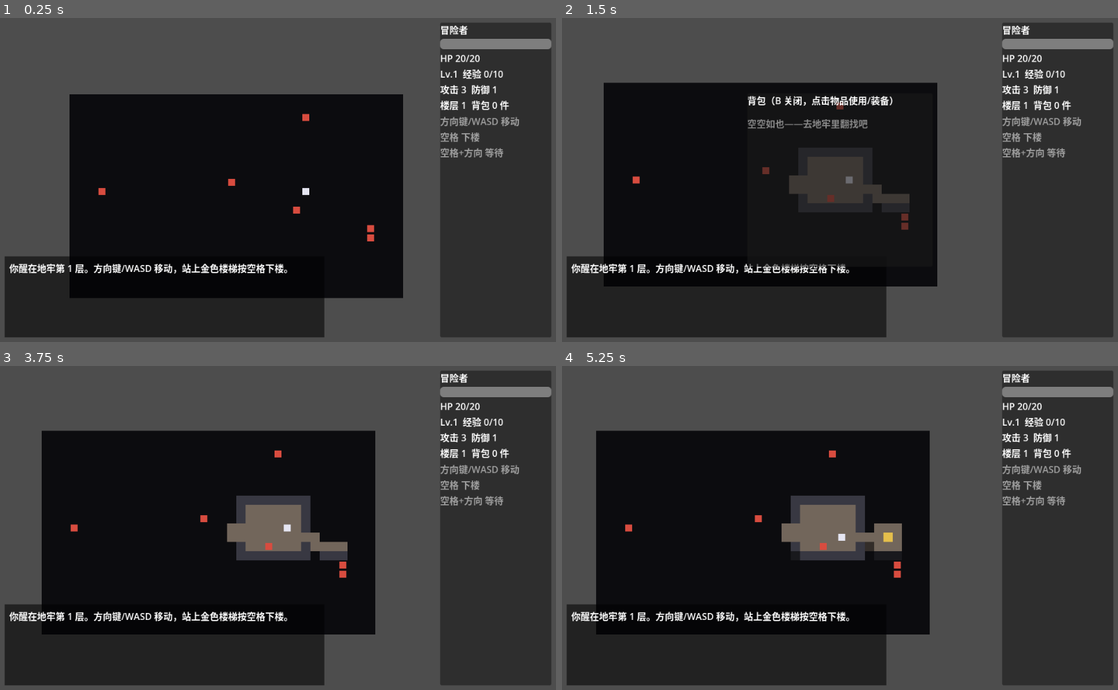
Above: before the commit, frames 1-4 (two rows, left to right).
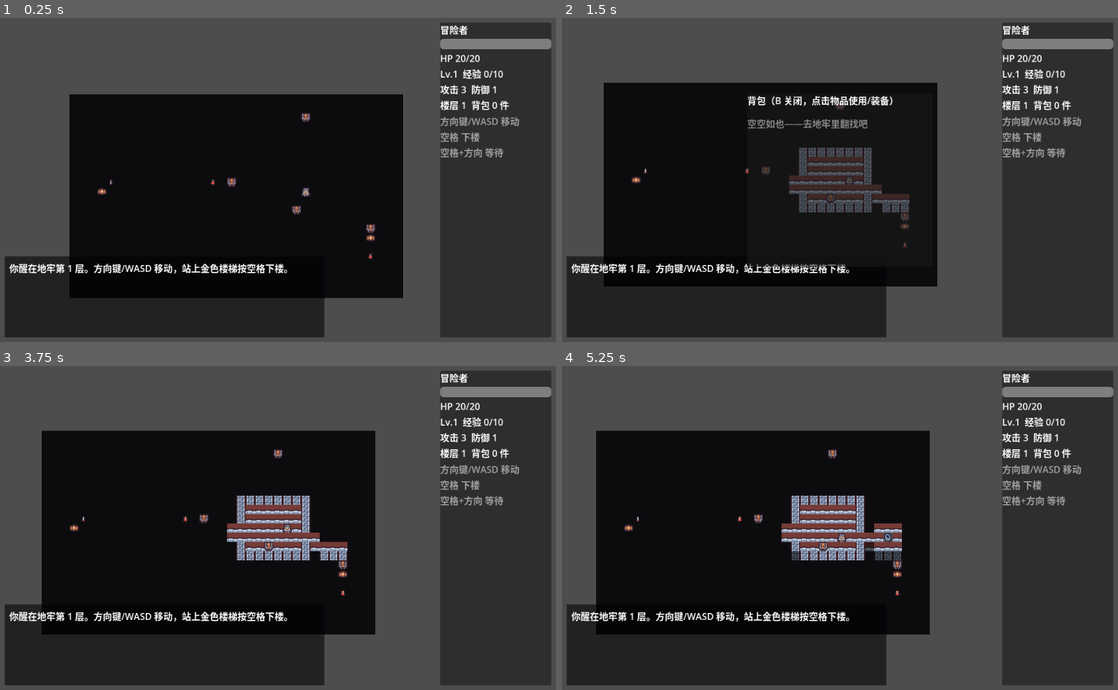
Above: after the commit, the same moments.

Repository: ngucua02-arch/Roguelike_Zcode
Game: Godot game, scene res://src/autoload/main.tscn
Two runs of this game, one before a commit and one after it. Both use one fixed random seed, a clock stepped at 60 frames per second and the inputs below.
Inputs (mouse positions are in pixels of both pictures, inside the frame that each line leads up to):
- Up to frame 1 (0.25 s): no input
- Up to frame 2 (1.5 s): tap Enter at 0.5 s; move the mouse to (962, 163) at 0.52 s; hold Right (move_right) 0.53-1.25 s; hold B (bag) 0.53-1.25 s; click (962, 163) at 0.67 s; tap Space (descend) at 1.25 s; drag from (728, 196) to (812, 244) at 1.27 s
- Up to frame 3 (3.75 s): tap Enter at 2, 3.5 s; move the mouse to (333, 456) at 2.02 s; hold Right (move_right) 2.03-2.75 s; tap Alt at 2.1 s; tap Space (descend) at 2.75 s; drag from (250, 592) to (111, 479) at 2.77 s; move the mouse to (444, 576) at 3.52 s; hold Left (move_left) from 3.53 s (still down); hold B (bag) from 3.53 s (still down)
- Up to frame 4 (5.25 s): release Left (move_left) at 4.25 s; release B (bag) at 4.25 s; tap Space (descend) at 4.25 s; drag from (673, 479) to (756, 447) at 4.27 s; move the mouse to (867, 528) at 5.02 s; hold Down (move_down) from 5.03 s (still down); tap Alt at 5.1 s; click (867, 528) at 5.17 s

The runs differ from the first frame. In frame 1, 0.3% of the frame differs, in the area x 17-68%, y 29-75%; in frame 2, 1.7%; in frame 3, 3.1%; in frame 4, 3.3%, in the area x 11-62%, y 25-71%.

Commit message:
feat: M4 Kenney Tiny Dungeon 素材替换色块——瓦片/角色/物品图标数据驱动(sprite_coords)，补地面物品可见性

Diff:
--- a/resources/items/leather_mail.tres
+++ b/resources/items/leather_mail.tres
@@ -9,3 +9,4 @@
 id = "leather_mail"
 kind = "armor"
 power = 1
+sprite_coords = Vector2i(6, 5)
--- a/resources/items/potion_minor.tres
+++ b/resources/items/potion_minor.tres
@@ -9,3 +9,4 @@
 id = "potion_minor"
 kind = "potion"
 power = 6
+sprite_coords = Vector2i(7, 9)
--- a/resources/items/sword_rusty.tres
+++ b/resources/items/sword_rusty.tres
@@ -9,3 +9,4 @@
 id = "sword_rusty"
 kind = "weapon"
 power = 1
+sprite_coords = Vector2i(7, 8)
--- a/resources/monsters/bat.tres
+++ b/resources/monsters/bat.tres
@@ -13,3 +13,4 @@
 max_hp = 3
 sight_radius = 7
 xp_reward = 4
+sprite_coords = Vector2i(0, 10)
--- a/resources/monsters/rat.tres
+++ b/resources/monsters/rat.tres
@@ -13,3 +13,4 @@
 max_hp = 4
 sight_radius = 5
 xp_reward = 3
+sprite_coords = Vector2i(2, 10)
--- a/resources/monsters/skeleton.tres
+++ b/resources/monsters/skeleton.tres
@@ -13,3 +13,4 @@
 max_hp = 8
 sight_radius = 6
 xp_reward = 7
+sprite_coords = Vector2i(1, 9)
--- a/resources/player/player.tres
+++ b/resources/player/player.tres
@@ -14,3 +14,4 @@
 hp_per_level = 5
 atk_per_level = 1
 defense_per_level = 1
+sprite_coords = Vector2i(1, 8)
--- a/src/core/actor.gd
+++ b/src/core/actor.gd
@@ -16,6 +16,7 @@
 var is_player: bool = false
 var ai_type: String = "chase" # "chase" | "wander"
 var glyph: String = "?"       # 渲染层占位标识（色块阶段用）
+var sprite_coords: Vector2i = Vector2i(-1, -1)  # 图集坐标（渲染层取精灵用）
 
 # 升级曲线参数（玩家从 PlayerDef 拷入；怪物不升级则无副作用）
 var xp_base: int = 10
@@ -39,6 +40,7 @@
 	a.hp_per_level = def.hp_per_level
 	a.atk_per_level = def.atk_per_level
 	a.defense_per_level = def.defense_per_level
+	a.sprite_coords = def.sprite_coords
 	a.glyph = "@"
 	return a
 
@@ -53,6 +55,7 @@
 	a.sight_radius = def.sight_radius
 	a.xp_reward = def.xp_reward
 	a.ai_type = def.ai_type
+	a.sprite_coords = def.sprite_coords
 	a.pos = pos
 	a.glyph = def.glyph
 	return a
--- a/src/core/item_def.gd
+++ b/src/core/item_def.gd
@@ -7,3 +7,4 @@
 @export var glyph: String = "!"
 @export_enum("potion", "weapon", "armor") var kind: String = "potion"
 @export var power: int = 5           # 药水回血量 / 武器加攻 / 护甲加防
+@export var sprite_coords: Vector2i = Vector2i(-1, -1)  # 图集坐标（Kenney Tiny Dungeon 16x16）
--- a/src/core/monster_def.gd
+++ b/src/core/monster_def.gd
@@ -11,3 +11,4 @@
 @export var sight_radius: int = 5
 @export var xp_reward: int = 3
 @export_enum("chase", "wander") var ai_type: String = "chase"
+@export var sprite_coords: Vector2i = Vector2i(-1, -1)  # 图集坐标（Kenney Tiny Dungeon 16x16）
--- a/src/core/player_def.gd
+++ b/src/core/player_def.gd
@@ -12,3 +12,4 @@
 @export var hp_per_level: int = 5
 @export var atk_per_level: int = 1
 @export var defense_per_level: int = 1
+@export var sprite_coords: Vector2i = Vector2i(1, 8)  # 图集坐标（Kenney Tiny Dungeon 16x16）
--- a/src/rendering/actor_view.gd
+++ b/src/rendering/actor_view.gd
@@ -1,11 +1,12 @@
 class_name ActorView
 extends Sprite2D
-## 单个实体的色块占位视图：走位补间、攻击冲刺、死亡淡出。
+## 单个实体的精灵视图：按 def 提供的图集坐标取贴图，走位补间、攻击冲刺、死亡淡出。
 
-func setup(actor: Object, color: Color) -> void:
-	var img := Image.create(12, 12, false, Image.FORMAT_RGB8)
-	img.fill(color)
-	texture = ImageTexture.create_from_image(img)
+func setup(actor: Object) -> void:
+	var coords: Vector2i = actor.sprite_coords
+	if coords.x < 0 or coords.y < 0:
+		coords = SpriteCatalog.PLAYER  # 兜底（无坐标数据的 def）
+	texture = SpriteCatalog.tile_texture(coords)
 	position = ViewConstants.cell_to_world(actor.pos)
 	set_meta("actor_ref", actor)
 
--- a/src/rendering/dungeon_renderer.gd
+++ b/src/rendering/dungeon_renderer.gd
@@ -1,42 +1,47 @@
 class_name DungeonRenderer
 extends TileMapLayer
-## 规则层 DungeonModel -> 瓦片渲染同步器（含简易迷雾）。只读模型，不修改规则层状态。
+## 规则层 DungeonModel -> 瓦片渲染同步器（Kenney Tiny Dungeon 图集 + 简易迷雾）。
+## 只读模型，不修改规则层状态。
 
-# atlas 瓦片索引
-const T_WALL := 0
-const T_FLOOR := 1
-const T_STAIRS := 2
-const T_WALL_DIM := 3
-const T_FLOOR_DIM := 4
-const T_BLACK := 5
+# 原版图集坐标（暗版 source 使用相同坐标）
+const C_WALL := Vector2i(10, 4)
+const C_FLOOR := Vector2i(2, 0)
+const C_STAIRS := Vector2i(8, 4)
 
-const COLORS := [
-	Color(0.22, 0.22, 0.26),          # 墙
-	Color(0.45, 0.40, 0.36),          # 地
-	Color(0.90, 0.75, 0.30),          # 楼梯
-	Color(0.22, 0.22, 0.26) * 0.45,   # 暗墙（已探索不可见）
-	Color(0.45, 0.40, 0.36) * 0.45,   # 暗地（已探索不可见）
-	Color(0.05, 0.05, 0.06),          # 未探索
-]
+const SRC_MAIN := 0   # 原版（可见）
+const SRC_DIM := 1    # 亮度 45%（已探索不可见）
+const SRC_BLACK := 2  # 未探索纯黑
 
 func _ready() -> void:
 	texture_filter = CanvasItem.TEXTURE_FILTER_NEAREST
 	tile_set = _build_tile_set()
 
-## 运行时构建纯色 TileSet（色块占位，后续替换 Kenney 像素包）。
 func _build_tile_set() -> TileSet:
 	var ts := TileSet.new()
 	ts.tile_size = Vector2i(ViewConstants.TILE_SIZE, ViewConstants.TILE_SIZE)
-	var img := Image.create(COLORS.size() * ViewConstants.TILE_SIZE, ViewConstants.TILE_SIZE, false, Image.FORMAT_RGB8)
-	for i in COLORS.size():
-		img.fill_rect(Rect2i(i * ViewConstants.TILE_SIZE, 0, ViewConstants.TILE_SIZE, ViewConstants.TILE_SIZE), COLORS[i])
+	var main_img: Image = SpriteCatalog.sheet_texture().get_image()
+	main_img.convert(Image.FORMAT_RGBA8)
+	var dim_img: Image = main_img.duplicate()
+	dim_img.adjust_bcs(0.45, 1.0, 1.0)  # 迷雾暗版（亮度 45%）
+	ts.add_source(_atlas_source(main_img), SRC_MAIN)
+	ts.add_source(_atlas_source(dim_img), SRC_DIM)
+
+	var black := Image.create(ViewConstants.TILE_SIZE, ViewConstants.TILE_SIZE, false, Image.FORMAT_RGBA8)
+	black.fill(Color(0.05, 0.05, 0.06))
+	var black_src := TileSetAtlasSource.new()
+	black_src.texture = ImageTexture.create_from_image(black)
+	black_src.texture_region_size = Vector2i(ViewConstants.TILE_SIZE, ViewConstants.TILE_SIZE)
+	black_src.create_tile(Vector2i.ZERO)
+	ts.add_source(black_src, SRC_BLACK)
+	return ts
+
+func _atlas_source(img: Image) -> TileSetAtlasSource:
 	var src := TileSetAtlasSource.new()
 	src.texture = ImageTexture.create_from_image(img)
 	src.texture_region_size = Vector2i(ViewConstants.TILE_SIZE, ViewConstants.TILE_SIZE)
-	for i in COLORS.size():
-		src.create_tile(Vector2i(i, 0))
-	ts.add_source(src, 0)
-	return ts
+	for coords in [C_WALL, C_FLOOR, C_STAIRS]:
+		src.create_tile(coords)
+	return src
 
 ## 全量重建瓦片（floor_changed / 开局时调用）。
 func rebuild(model: Object) -> void:
@@ -50,15 +55,16 @@
 			_paint_cell(model, Vector2i(x, y))
 
 func _paint_cell(model: Object, pos: Vector2i) -> void:
-	var idx := T_BLACK
+	var src_id := SRC_BLACK
+	var coords := Vector2i.ZERO
 	if model.explored.has(pos):
-		var t: int = model.tile_at(pos)
 		var lit: bool = model.visible.has(pos)
-		match t:
+		src_id = SRC_MAIN if lit else SRC_DIM
+		match model.tile_at(pos):
 			DungeonModel.Tile.WALL:
-				idx = T_WALL if lit else T_WALL_DIM
+				coords = C_WALL
 			DungeonModel.Tile.STAIRS:
-				idx = T_STAIRS if lit else T_FLOOR_DIM
+				coords = C_STAIRS
 			_:
-				idx = T_FLOOR if lit else T_FLOOR_DIM
-	set_cell(pos, 0, Vector2i(idx, 0))
+				coords = C_FLOOR
+	set_cell(pos, src_id, coords)
--- a/src/rendering/entity_layer.gd
+++ b/src/rendering/entity_layer.gd
@@ -1,19 +1,30 @@
 class_name EntityLayer
 extends Node2D
-## 实体精灵容器：按事件同步显示，不触碰规则层状态。
+## 实体与地面物品的精灵容器：按事件同步显示，不触碰规则层状态。
 
 func spawn_from_model(model: Object) -> void:
 	_clear_now()
 	if model.player != null:
 		var pv := ActorView.new()
-		pv.setup(model.player, Color(0.9, 0.9, 0.95))
+		pv.setup(model.player)
 		add_child(pv)
 	for mon in model.monsters:
 		var mv := ActorView.new()
-		mv.setup(mon, Color(0.85, 0.3, 0.25))
+		mv.setup(mon)
 		add_child(mv)
+	for it in model.items:
+		var def: Object = it.get("def")
+		if def == null or def.sprite_coords.x < 0:
+			continue
+		var iv := Sprite2D.new()
+		iv.texture = SpriteCatalog.tile_texture(def.sprite_coords)
+		iv.scale = Vector2(0.75, 0.75)  # 物品略小于整格，与角色区分
+		iv.position = ViewConstants.cell_to_world(it.pos)
+		iv.set_meta("item_pos", it.pos)
+		add_child(iv)
 
-## 消费事件流：moved->补间位移、attacked->冲刺回弹、died->淡出移除。
+## 消费事件流：moved->补间位移、attacked->冲刺回弹、died->淡出移除、
+## picked_up->移除地面物品图标。
 func consume(events: Array) -> void:
 	for e in events:
 		match e.type:
@@ -29,6 +40,10 @@
 				var dv := _find_view(e.data.actor_id)
 				if dv != null:
 					dv.die()
+			"picked_up":
+				var iv := _find_item_view(e.pos)
+				if iv != null:
+					iv.queue_free()
 
 func player_view() -> ActorView:
 	return _find_view("player")
@@ -45,3 +60,9 @@
 		if ref != null and ref.id == actor_id:
 			return child
 	return null
+
+func _find_item_view(pos: Vector2i) -> Sprite2D:
+	for child in get_children():
+		if child.get_meta("item_pos", Vector2i(-9, -9)) == pos:
+			return child
+	return null
--- /dev/null
+++ b/src/rendering/sprite_catalog.gd
@@ -0,0 +1,21 @@
+class_name SpriteCatalog
+extends RefCounted
+## Kenney Tiny Dungeon 图集访问器（16×16 tile，12×11 格，CC0）。
+
+const SHEET_PATH := "res://assets/sprites/tiny_dungeon.png"
+const TILE := 16
+const PLAYER := Vector2i(1, 8)  # 玩家默认精灵（sprite_coords 无效时的兜底）
+
+static var _sheet: Texture2D = null
+
+static func sheet_texture() -> Texture2D:
+	if _sheet == null:
+		_sheet = load(SHEET_PATH)
+	return _sheet
+
+## 裁切图集坐标处的 16×16 贴图。
+static func tile_texture(coords: Vector2i) -> AtlasTexture:
+	var tex := AtlasTexture.new()
+	tex.atlas = sheet_texture()
+	tex.region = Rect2(coords.x * TILE, coords.y * TILE, TILE, TILE)
+	return tex
--- a/src/ui/hud.gd
+++ b/src/ui/hud.gd
@@ -117,7 +117,9 @@
 		var def: Object = items[i].def
 		var btn := Button.new()
 		btn.custom_minimum_size = Vector2(66, 56)
-		btn.text = "%s\n%s" % [def.glyph, def.display_name]
+		btn.text = def.display_name
+		if def.sprite_coords.x >= 0:
+			btn.icon = SpriteCatalog.tile_texture(def.sprite_coords)
 		btn.tooltip_text = _item_tooltip(def)
 		btn.pressed.connect(_use_item.bind(i))
 		_inv_grid.add_child(btn)
--- a/tests/unit/test_game_config.gd
+++ b/tests/unit/test_game_config.gd
@@ -55,3 +55,15 @@
 	for entry in f.item_spawns:
 		assert_true(valid.has(entry.def.kind), "物品类型合法: %s" % entry.def.kind)
 		assert_true(entry.def.power > 0)
+
+func test_all_defs_have_sprites() -> void:
+	# 素材数据驱动：每个 def 必须带有效图集坐标（Kenney Tiny Dungeon 12x11）
+	var p = GameConfig.player_def()
+	assert_true(p.sprite_coords.x >= 0 and p.sprite_coords.y >= 0, "玩家精灵坐标有效")
+	for f in GameConfig.floor_defs():
+		for entry in f.monster_spawns:
+			assert_true(entry.def.sprite_coords.x >= 0 and entry.def.sprite_coords.y >= 0,
+				"怪物 %s 精灵坐标有效" % entry.def.id)
+		for entry in f.item_spawns:
+			assert_true(entry.def.sprite_coords.x >= 0 and entry.def.sprite_coords.y >= 0,
+				"物品 %s 精灵坐标有效" % entry.def.id)
Not shown, added: assets/sprites/LICENSE-kenney.txt
Binary file added: assets/sprites/tiny_dungeon.png
Not shown, added: assets/sprites/tiny_dungeon.png.import
Not shown, added: src/rendering/sprite_catalog.gd.uid
Not shown, added: docs/superpowers/plans/2026-09-05-roguelike-phase4-kenney.md
